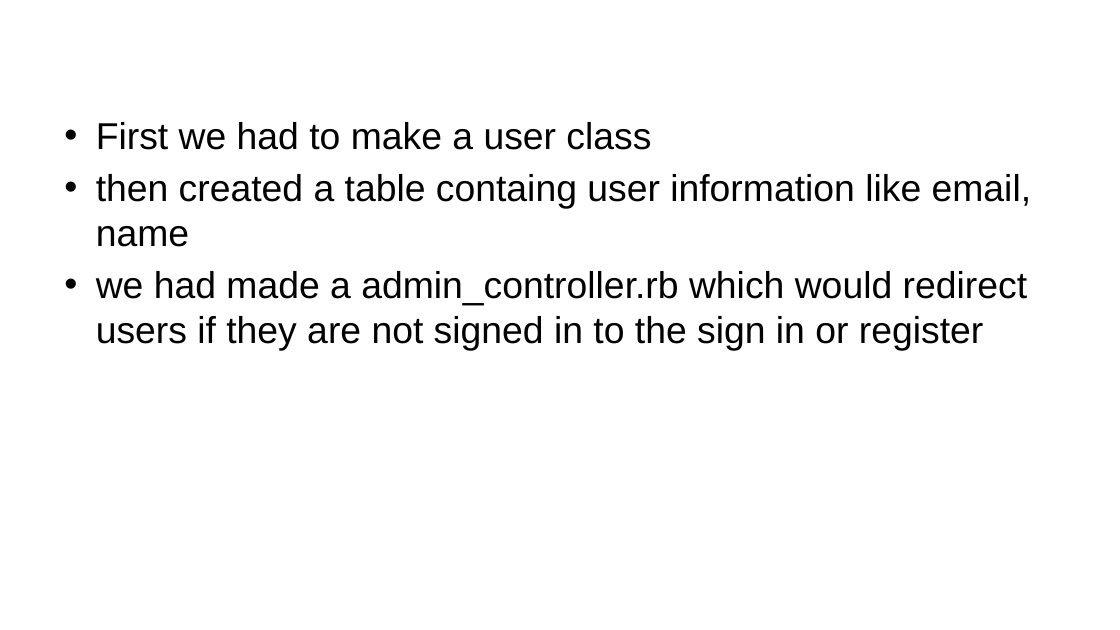
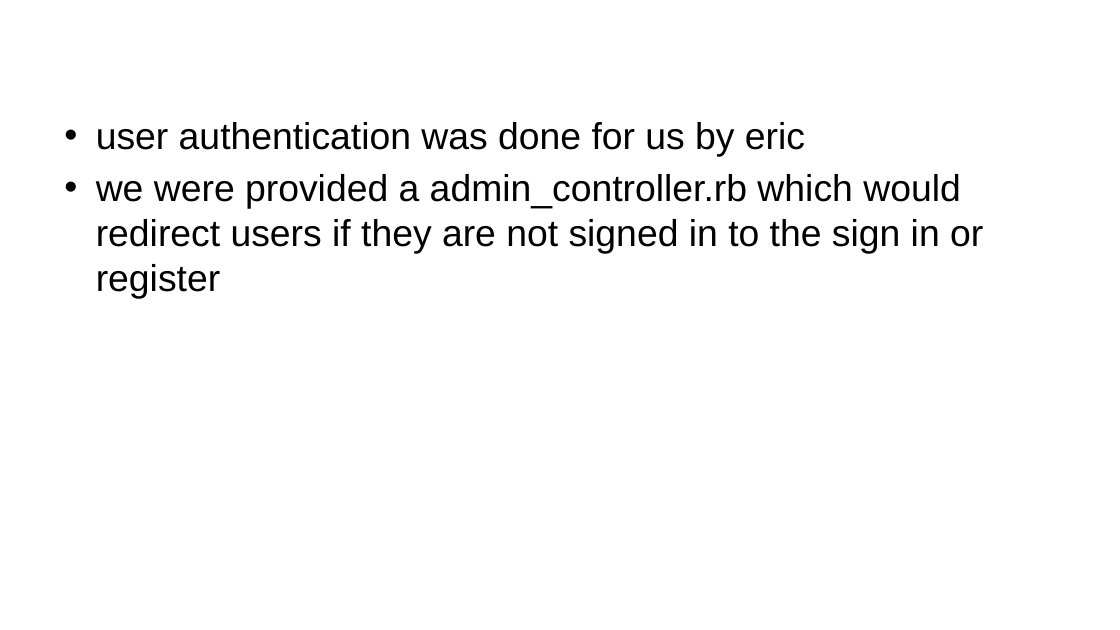
Before and after one commit to ktrainer2885/MercenaryCreator, a slide deck: slide 12 of projectInfo/Design Docs/techdock.pptx. Drawn at 1120x630 pixels with LibreOffice and Linux fonts; fonts in the diff are those of the drawing; background and template pictures are left out. Boxes give left, top, right and bottom in pixels: in the first picture for what was removed or moved away, otherwise in the second. Text is boxed around its words. In the diff, an @@ line names an element or a change of style, - is before the commit and + after.

Commit message:
Powerpoint

```diff
--- a/projectInfo/Design Docs/techdock.pptx
+++ b/projectInfo/Design Docs/techdock.pptx
@@ text at box(96, 122, 983, 298): text changed @@
-• First we had to make a user class
-• then created a table containg user information like email, name
-• we had made a admin_controller.rb which would redirect users if they are not signed in to the sign in or register
+• user authentication was done for us by eric
+• we were provided a admin_controller.rb which would redirect users if they are not signed in to the sign in or register
```
